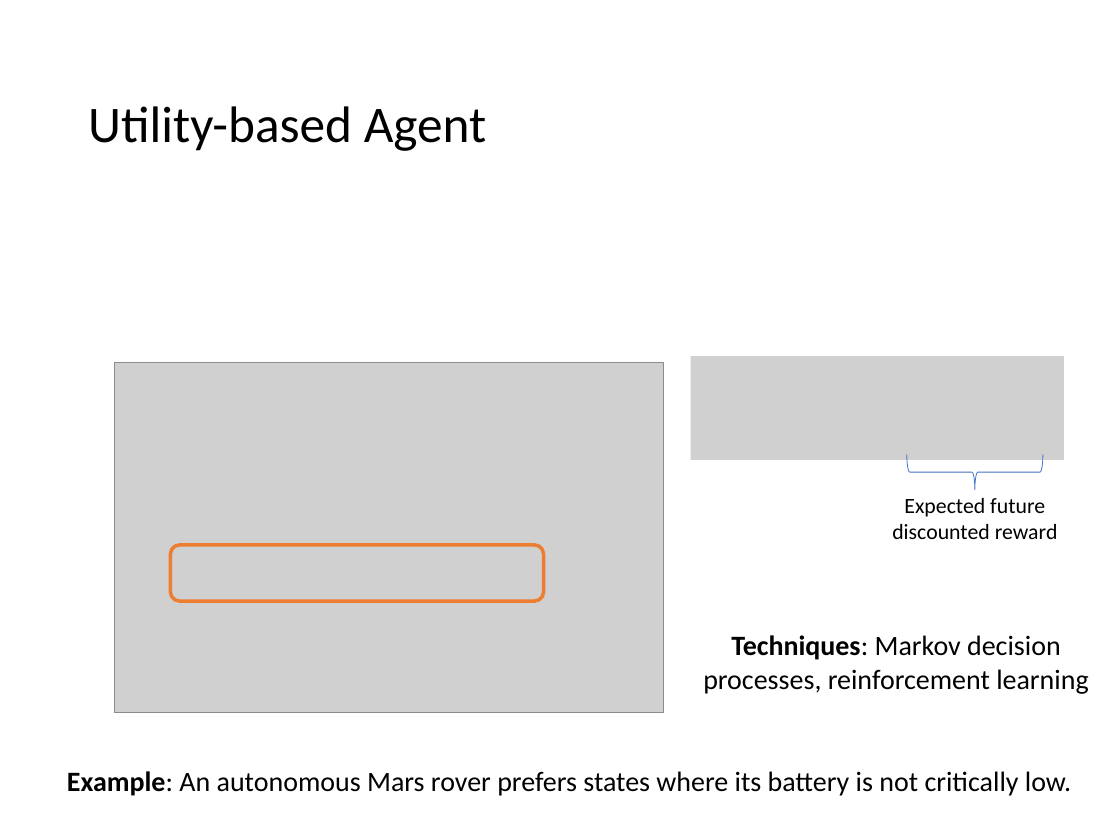
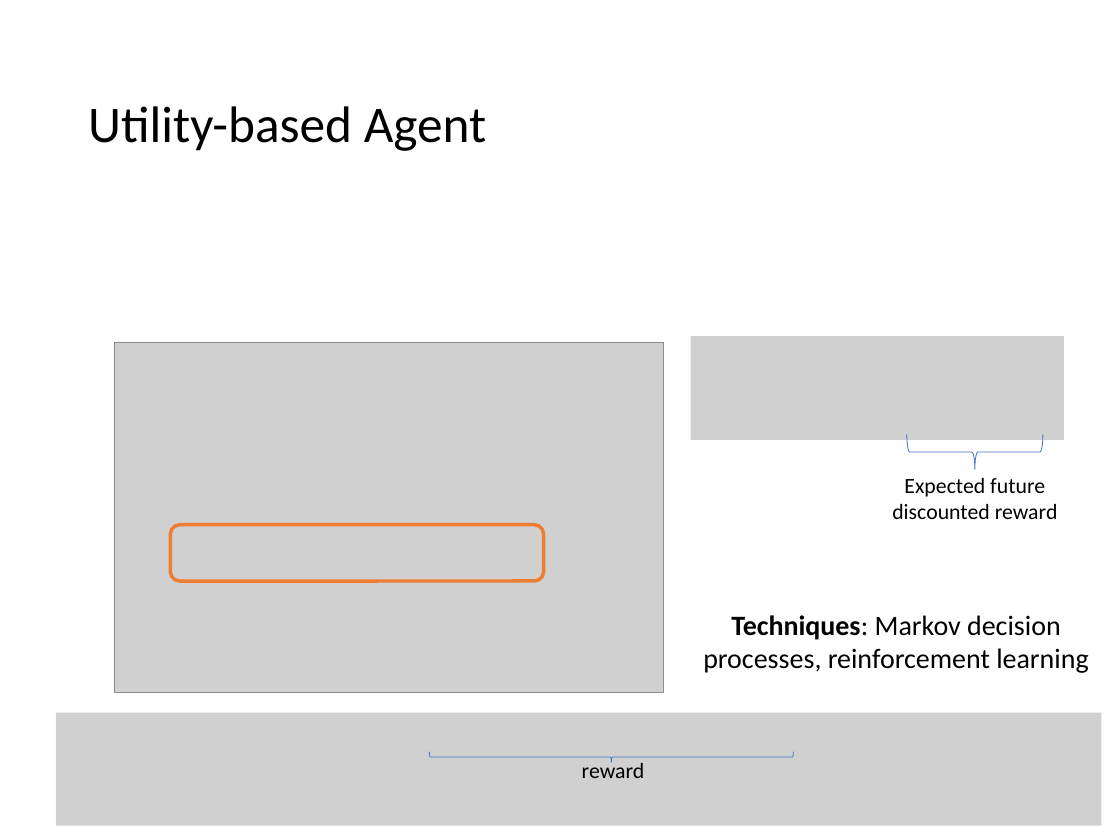
Before and after one commit to mhahsler/CS7320-AI, a slide deck: slide 27 of slides/02_agents.pptx. Drawn at 1120x840 pixels with LibreOffice and Linux fonts; fonts in the diff are those of the drawing; grey boxes stand for pictures. Boxes give left, top, right and bottom in pixels: in the first picture for what was removed or moved away, otherwise in the second. Text is boxed around its words. In the diff, an @@ line names an element or a change of style, - is before the commit and + after.

```diff
--- a/slides/02_agents.pptx
+++ b/slides/02_agents.pptx
@@ 2 pictures, 2 texts, 1 left brace, 1 rounded rectangle: place and size @@
-2 pictures, 2 texts, 1 left brace, 1 rounded rectangle at (114, 356, 1088, 713)
+2 pictures, 2 texts, 1 left brace, 1 rounded rectangle at (114, 336, 1088, 693)
@@ picture added at (56, 712, 1102, 825) @@
@@ text removed at (67, 771, 1071, 796) @@
-Example: An autonomous Mars rover prefers states where its battery is not critically low.
@@ left brace added at (430, 751, 794, 762), outline #4472C4 0.5 pt @@
@@ text added at (582, 760, 645, 778), 14 pt, text #000000 @@
+reward
```
Also in this commit, not shown: 8 other slides changed, 5 other files.
